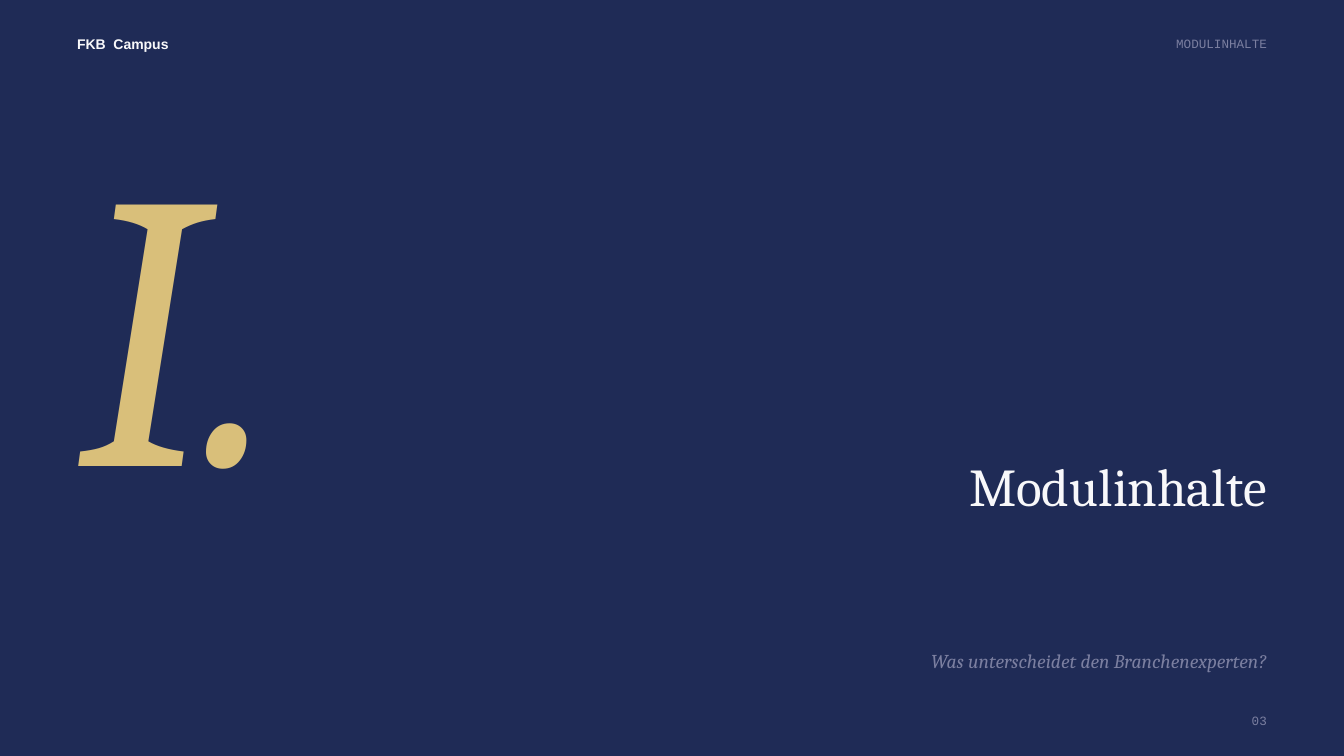
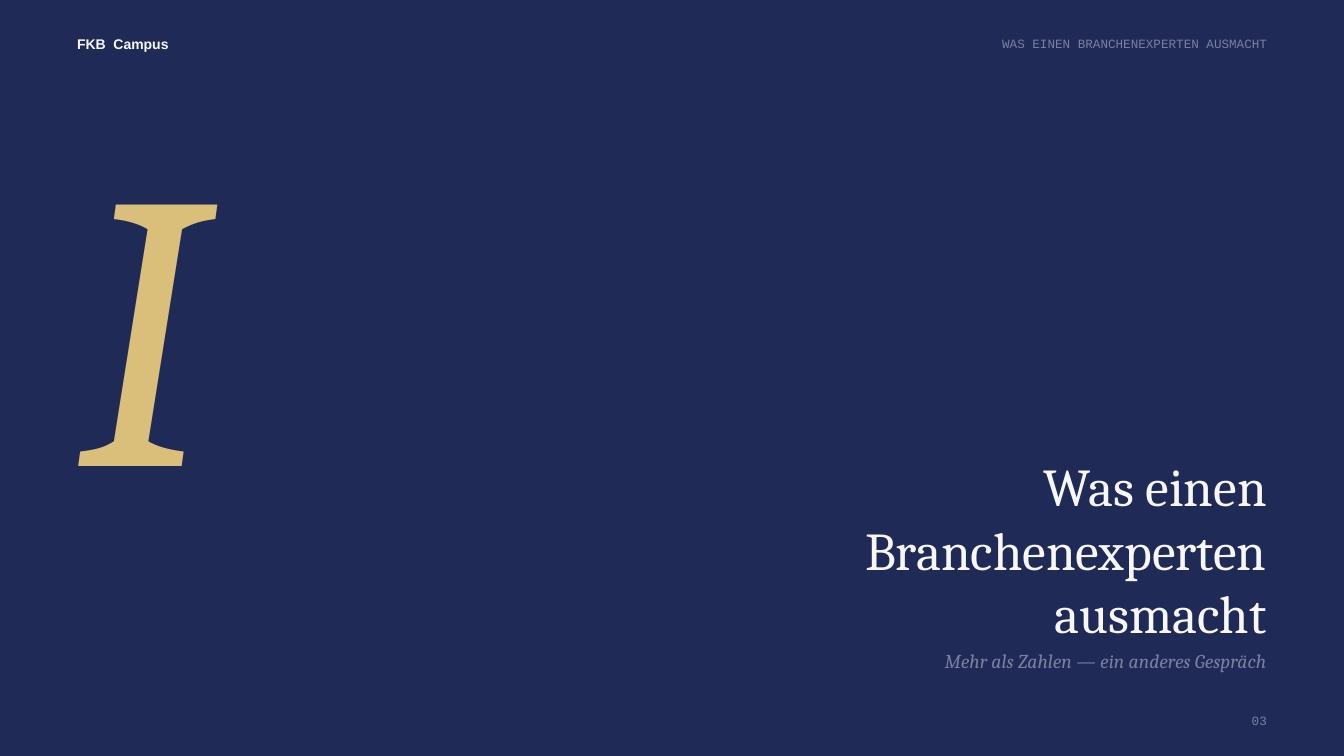
Before and after one commit to ck5rqc47pr-byte/firmenkundenakademie-online, a slide deck: slide 3 of public/downloads/praesentation/M09.pptx. Drawn at 1344x756 pixels with LibreOffice and Linux fonts; fonts in the diff are those of the drawing. Boxes give left, top, right and bottom in pixels: in the first picture for what was removed or moved away, otherwise in the second. Text is boxed around its words. In the diff, an @@ line names an element or a change of style, - is before the commit and + after.

```diff
--- a/public/downloads/praesentation/M09.pptx
+++ b/public/downloads/praesentation/M09.pptx
@@ text at (1002, 40, 1267, 48): text changed @@
-MODULINHALTE
+WAS EINEN BRANCHENEXPERTEN AUSMACHT
@@ text at (77, 204, 206, 466): text changed @@
-I.
+I
@@ text at (865, 470, 1267, 634): text changed @@
-Modulinhalte
+Was einen Branchenexperten ausmacht
@@ text at (945, 654, 1266, 672): text changed @@
-Was unterscheidet den Branchenexperten?
+Mehr als Zahlen — ein anderes Gespräch
```
Also in this commit, not shown: 2 other slides changed, 7 slides added, 29 slides removed, 42 other files.
